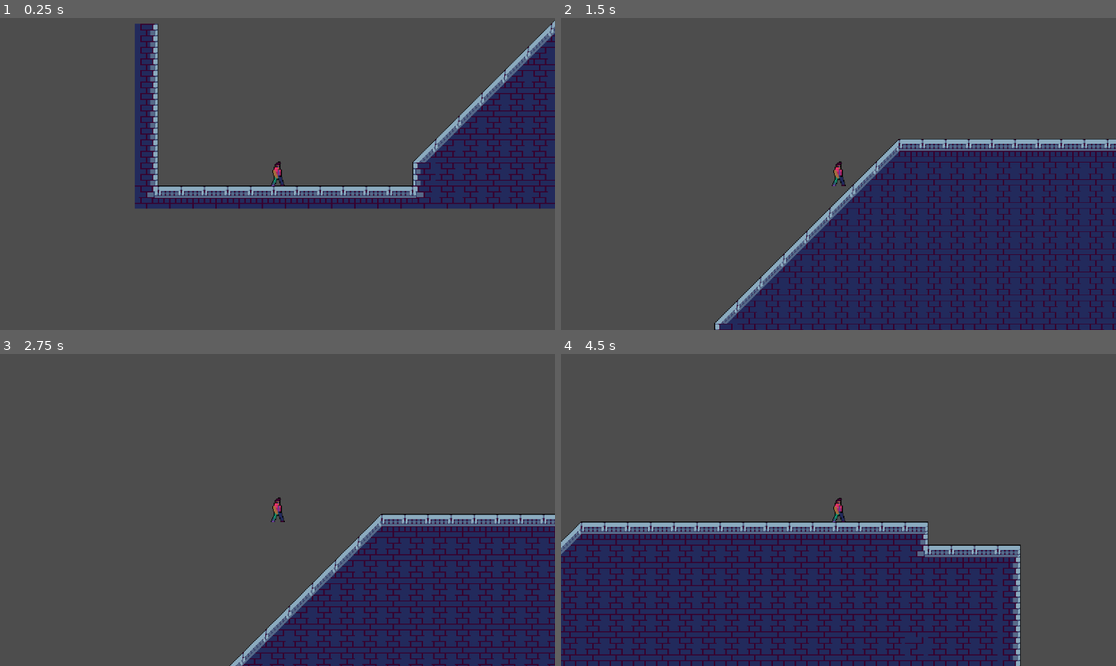
Above: before the commit, frames 1-4 (two rows, left to right).
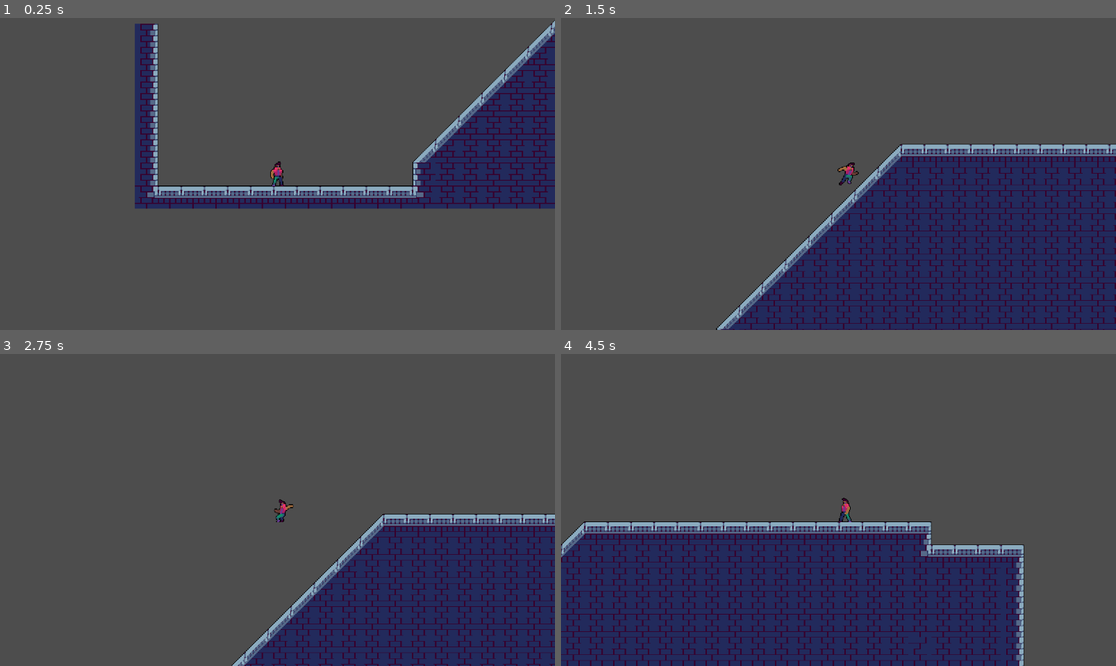
Above: after the commit, the same moments.

Repository: MaxiBianchini/Bonkhead
Game: Godot game, scene res://Scenes/Level_1.tscn
Two runs of this game, one before a commit and one after it. Both use one fixed random seed, a clock stepped at 60 frames per second and the inputs below.
Inputs:
- Up to frame 1 (0.25 s): no input
- Up to frame 2 (1.5 s): tap Enter at 0.5 s; hold Right (ui_right) from 0.53 s (still down); tap Space (ui_jump) at 0.6, 0.77, 1.07, 1.35 s
- Up to frame 3 (2.75 s): tap Space (ui_jump) at 1.52, 1.82, 2.1 s; release Right (ui_right) at 2.03 s; hold Left (ui_left) from 2.03 s (still down)
- Up to frame 4 (4.5 s): release Left (ui_left) at 2.78 s; hold Right (ui_right) 2.78-4.28 s; tap Space (ui_jump) at 2.85, 3.02, 3.32, 3.6, 3.77, 4.07, 4.35 s; hold Left (ui_left) from 4.28 s (still down)

The runs differ from the first frame. In frame 1, less than 0.1% of the frame differs, in the area x 48-52%, y 46-54%; in frame 2, 12%, in the area x 27-100%, y 38-100%; in frame 3, 6.0%; in frame 4, 10%.
Error before the commit: Attempt to call function 'stop' in base 'null instance' on a null instance. (res://Scripts/Player.gd:35)

Commit message:
Add new Animations

Diff:
--- a/Prefabs/Player.tscn
+++ b/Prefabs/Player.tscn
@@ -1,125 +1,159 @@
-[gd_scene load_steps=21 format=3 uid="uid://cdqlmgh2vxout"]
+[gd_scene load_steps=26 format=3 uid="uid://cdqlmgh2vxout"]
 
 [ext_resource type="Script" path="res://Scripts/Player.gd" id="1_y8i6y"]
+[ext_resource type="Texture2D" uid="uid://62ay6d3dcw1m" path="res://Graphics/Cyberpunk Characters/1 Biker/Biker_doublejump.png" id="2_3kxgr"]
 [ext_resource type="Texture2D" uid="uid://cwq7agaql4nb" path="res://Graphics/Cyberpunk Characters/1 Biker/Biker_idle.png" id="2_8f7ng"]
 [ext_resource type="Texture2D" uid="uid://ptvdabcifwxd" path="res://Graphics/Cyberpunk Characters/1 Biker/Biker_jump.png" id="3_iao51"]
 [ext_resource type="Texture2D" uid="uid://bn3pbemcqk0am" path="res://Graphics/Cyberpunk Characters/1 Biker/Walk.png" id="4_jxf22"]
 
-[sub_resource type="AtlasTexture" id="AtlasTexture_lgidb"]
+[sub_resource type="AtlasTexture" id="AtlasTexture_f2qg1"]
+atlas = ExtResource("2_3kxgr")
+region = Rect2(0, 0, 48, 48)
+
+[sub_resource type="AtlasTexture" id="AtlasTexture_50kvk"]
+atlas = ExtResource("2_3kxgr")
+region = Rect2(48, 0, 48, 48)
+
+[sub_resource type="AtlasTexture" id="AtlasTexture_suvns"]
+atlas = ExtResource("2_3kxgr")
+region = Rect2(96, 0, 48, 48)
+
+[sub_resource type="AtlasTexture" id="AtlasTexture_j26g8"]
+atlas = ExtResource("2_3kxgr")
+region = Rect2(144, 0, 48, 48)
+
+[sub_resource type="AtlasTexture" id="AtlasTexture_wtw5h"]
+atlas = ExtResource("2_3kxgr")
+region = Rect2(192, 0, 48, 48)
+
+[sub_resource type="AtlasTexture" id="AtlasTexture_1jqku"]
+atlas = ExtResource("2_3kxgr")
+region = Rect2(240, 0, 48, 48)
+
+[sub_resource type="AtlasTexture" id="AtlasTexture_m6lwe"]
 atlas = ExtResource("2_8f7ng")
 region = Rect2(0, 0, 48, 48)
 
-[sub_resource type="AtlasTexture" id="AtlasTexture_wptmr"]
+[sub_resource type="AtlasTexture" id="AtlasTexture_ifjq2"]
 atlas = ExtResource("2_8f7ng")
 region = Rect2(48, 0, 48, 48)
 
-[sub_resource type="AtlasTexture" id="AtlasTexture_jyo0u"]
+[sub_resource type="AtlasTexture" id="AtlasTexture_kd8xr"]
 atlas = ExtResource("2_8f7ng")
 region = Rect2(96, 0, 48, 48)
 
-[sub_resource type="AtlasTexture" id="AtlasTexture_yk1gr"]
+[sub_resource type="AtlasTexture" id="AtlasTexture_htgcf"]
 atlas = ExtResource("2_8f7ng")
 region = Rect2(144, 0, 48, 48)
 
-[sub_resource type="AtlasTexture" id="AtlasTexture_oyrbl"]
-atlas = ExtResource("3_iao51")
-region = Rect2(96, 0, 48, 48)
-
-[sub_resource type="AtlasTexture" id="AtlasTexture_riq63"]
-atlas = ExtResource("3_iao51")
-region = Rect2(144, 0, 48, 48)
-
-[sub_resource type="AtlasTexture" id="AtlasTexture_1enbt"]
+[sub_resource type="AtlasTexture" id="AtlasTexture_u1bgx"]
 atlas = ExtResource("3_iao51")
 region = Rect2(0, 0, 48, 48)
 
-[sub_resource type="AtlasTexture" id="AtlasTexture_okpmo"]
+[sub_resource type="AtlasTexture" id="AtlasTexture_ovkay"]
 atlas = ExtResource("3_iao51")
 region = Rect2(48, 0, 48, 48)
 
-[sub_resource type="AtlasTexture" id="AtlasTexture_4mugf"]
+[sub_resource type="AtlasTexture" id="AtlasTexture_uu333"]
 atlas = ExtResource("4_jxf22")
 region = Rect2(0, 0, 48, 48)
 
-[sub_resource type="AtlasTexture" id="AtlasTexture_wsbui"]
+[sub_resource type="AtlasTexture" id="AtlasTexture_fn8bx"]
 atlas = ExtResource("4_jxf22")
 region = Rect2(48, 0, 48, 48)
 
-[sub_resource type="AtlasTexture" id="AtlasTexture_gtshb"]
+[sub_resource type="AtlasTexture" id="AtlasTexture_684hf"]
 atlas = ExtResource("4_jxf22")
 region = Rect2(96, 0, 48, 48)
 
-[sub_resource type="AtlasTexture" id="AtlasTexture_vcwo1"]
+[sub_resource type="AtlasTexture" id="AtlasTexture_8et13"]
 atlas = ExtResource("4_jxf22")
 region = Rect2(144, 0, 48, 48)
 
-[sub_resource type="AtlasTexture" id="AtlasTexture_fwogo"]
+[sub_resource type="AtlasTexture" id="AtlasTexture_f1su3"]
 atlas = ExtResource("4_jxf22")
 region = Rect2(192, 0, 48, 48)
 
-[sub_resource type="AtlasTexture" id="AtlasTexture_osv2f"]
+[sub_resource type="AtlasTexture" id="AtlasTexture_fo1jn"]
 atlas = ExtResource("4_jxf22")
 region = Rect2(240, 0, 48, 48)
 
-[sub_resource type="SpriteFrames" id="SpriteFrames_d38sl"]
+[sub_resource type="SpriteFrames" id="SpriteFrames_l1tm1"]
 animations = [{
 "frames": [{
 "duration": 1.0,
-"texture": SubResource("AtlasTexture_lgidb")
+"texture": SubResource("AtlasTexture_f2qg1")
 }, {
 "duration": 1.0,
-"texture": SubResource("AtlasTexture_wptmr")
+"texture": SubResource("AtlasTexture_50kvk")
 }, {
 "duration": 1.0,
-"texture": SubResource("AtlasTexture_jyo0u")
+"texture": SubResource("AtlasTexture_suvns")
 }, {
 "duration": 1.0,
-"texture": SubResource("AtlasTexture_yk1gr")
+"texture": SubResource("AtlasTexture_j26g8")
+}],
+"loop": false,
+"name": &"Double_Jump",
+"speed": 6.5
+}, {
+"frames": [{
+"duration": 1.0,
+"texture": SubResource("AtlasTexture_wtw5h")
+}, {
+"duration": 1.0,
+"texture": SubResource("AtlasTexture_1jqku")
 }],
 "loop": true,
-"name": &"Idle",
+"name": &"Fall",
 "speed": 5.0
 }, {
 "frames": [{
 "duration": 1.0,
-"texture": SubResource("AtlasTexture_oyrbl")
+"texture": SubResource("AtlasTexture_m6lwe")
 }, {
 "duration": 1.0,
-"texture": SubResource("AtlasTexture_riq63")
+"texture": SubResource("AtlasTexture_ifjq2")
+}, {
+"duration": 1.0,
+"texture": SubResource("AtlasTexture_kd8xr")
+}, {
+"duration": 1.0,
+"texture": SubResource("AtlasTexture_htgcf")
 }],
 "loop": true,
-"name": &"Jump_Down",
+"name": &"Idle",
+"speed": 3.0
+}, {
+"frames": [{
+"duration": 1.0,
+"texture": SubResource("AtlasTexture_u1bgx")
+}, {
+"duration": 1.0,
+"texture": SubResource("AtlasTexture_ovkay")
+}],
+"loop": false,
+"name": &"Jump",
 "speed": 5.0
 }, {
 "frames": [{
 "duration": 1.0,
-"texture": SubResource("AtlasTexture_1enbt")
+"texture": SubResource("AtlasTexture_uu333")
 }, {
 "duration": 1.0,
-"texture": SubResource("AtlasTexture_okpmo")
-}],
-"loop": true,
-"name": &"Jump_Up",
-"speed": 5.0
-}, {
-"frames": [{
-"duration": 1.0,
-"texture": SubResource("AtlasTexture_4mugf")
+"texture": SubResource("AtlasTexture_fn8bx")
 }, {
 "duration": 1.0,
-"texture": SubResource("AtlasTexture_wsbui")
+"texture": SubResource("AtlasTexture_684hf")
 }, {
 "duration": 1.0,
-"texture": SubResource("AtlasTexture_gtshb")
+"texture": SubResource("AtlasTexture_8et13")
 }, {
 "duration": 1.0,
-"texture": SubResource("AtlasTexture_vcwo1")
+"texture": SubResource("AtlasTexture_f1su3")
 }, {
 "duration": 1.0,
-"texture": SubResource("AtlasTexture_fwogo")
-}, {
-"duration": 1.0,
-"texture": SubResource("AtlasTexture_osv2f")
+"texture": SubResource("AtlasTexture_fo1jn")
 }],
 "loop": true,
 "name": &"Walk",
@@ -130,20 +164,17 @@
 size = Vector2(16, 31.5)
 
 [node name="CharacterBody2D" type="CharacterBody2D"]
-position = Vector2(-471, 101)
 floor_max_angle = 0.872665
 script = ExtResource("1_y8i6y")
 
 [node name="AnimatedSprite2D" type="AnimatedSprite2D" parent="."]
-sprite_frames = SubResource("SpriteFrames_d38sl")
-animation = &"Walk"
+sprite_frames = SubResource("SpriteFrames_l1tm1")
+animation = &"Fall"
 offset = Vector2(10, -7)
-metadata/_edit_lock_ = true
 
 [node name="CollisionShape2D" type="CollisionShape2D" parent="."]
 position = Vector2(0, 0.25)
 shape = SubResource("RectangleShape2D_sro4f")
-metadata/_edit_lock_ = true
 
 [node name="Camera2D" type="Camera2D" parent="."]
 zoom = Vector2(1.5, 1.5)
--- a/Scripts/Player.gd
+++ b/Scripts/Player.gd
@@ -19,18 +19,36 @@
 		if is_on_floor():
 			primer_salto = true
 			velocity.y = fuerza_salto
+			$AnimatedSprite2D.stop()
+			$AnimatedSprite2D.play("Jump")
 		else:
 			if primer_salto:
 				primer_salto = false
 				velocity.y = fuerza_salto
-
+				$AnimatedSprite2D.stop()
+				$AnimatedSprite2D.play("Double_Jump")
 	else:
 		velocity.y += gravedad * delta
 	velocity.x = input_vector.x * velocidad_movimiento
+
+	if velocity.x < 0:
+		$AnimatedSprite2D.flip_h = true
+	if velocity.x > 0:
+		$AnimatedSprite2D.flip_h = false
+	if velocity.y > 0 && !is_on_floor():
+		$AnimatedSprite2D.play("Fall")
+
 	move_and_slide()
 
 	if velocity.x == 0 && velocity.y == 0:
-		$AnimationPlayer.play("Idle")
+		$AnimatedSprite2D.play("Idle")
+
+	if (Input.get_action_strength("ui_right") && velocity.y == 0):
+		$AnimatedSprite2D.play("Walk")
+		$AnimatedSprite2D.position = Vector2(10,0)
+		$CollisionShape2D.position = Vector2(10,0)
 	else:
-		$AnimationPlayer.stop()
-		$Sprite2D.frame = 0
+		if (Input.get_action_strength("ui_left") && velocity.y == 0):
+			$AnimatedSprite2D.play("Walk")
+			$AnimatedSprite2D.position = Vector2(-10,0)
+			$CollisionShape2D.position = Vector2(10,0)
